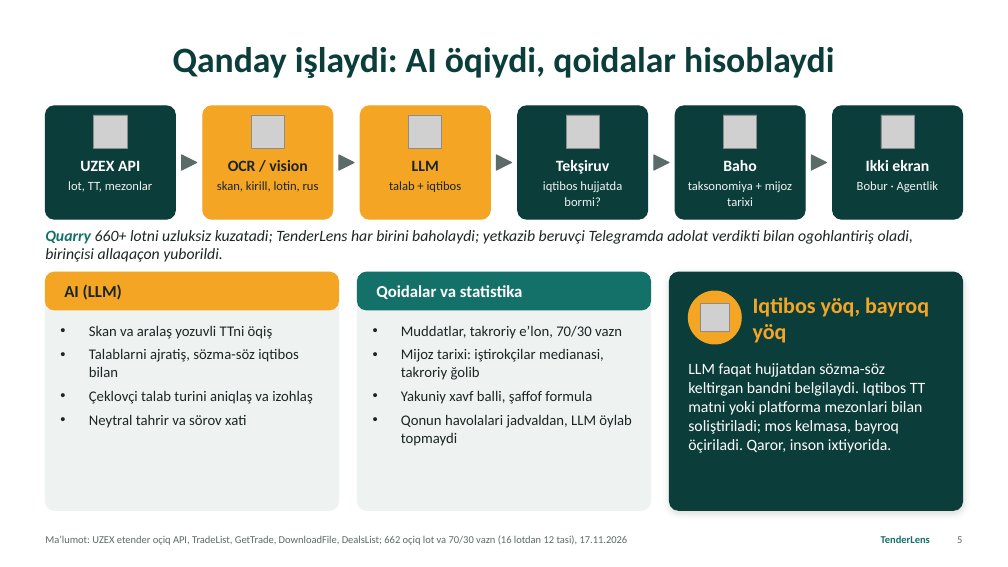
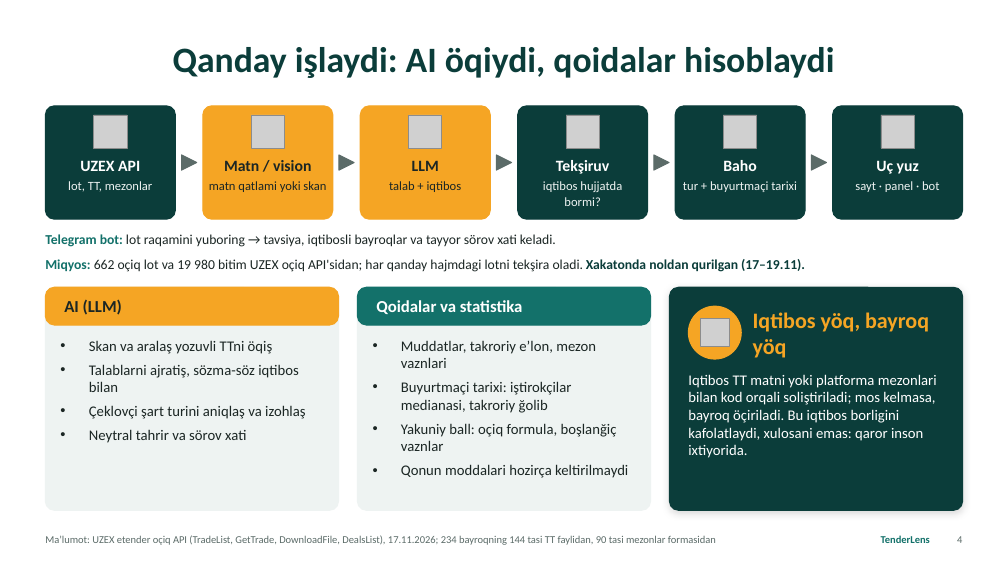
Before and after one commit to kamol1dn/tenderlens, a slide deck: slide 4 of tenderlens/deck/TenderLens_yangi_alifbo.pptx (slide 5 before the commit). Drawn at 1008x567 pixels with LibreOffice and Linux fonts; fonts in the diff are those of the drawing; grey boxes stand for pictures. Boxes give left, top, right and bottom in pixels: in the first picture for what was removed or moved away, otherwise in the second. Text is boxed around its words. In the diff, an @@ line names an element or a change of style, - is before the commit and + after.

Commit message:
deck: cut to 8 slides, drop quarry, fix claims from review

```diff
--- a/tenderlens/deck/TenderLens_yangi_alifbo.pptx
+++ b/tenderlens/deck/TenderLens_yangi_alifbo.pptx
@@ text at (224,160,311,171): text changed @@
-OCR / vision
+Matn / vision
@@ text at (876,160,919,174): text changed @@
-Ikki ekran
+Uç yuz
@@ text at (209,181,326,192): text changed @@
-skan, kirill, lotin, rus
+matn qatlami yoki skan
@@ text at (683,181,797,192): text changed @@
-taksonomiya + mijoz tarixi
+tur + buyurtmaçi tarixi
@@ text at (855,181,939,192): text changed @@
-Bobur · Agentlik
+sayt · panel · bot
@@ text at (45,234,556,247): text changed; size 15 to 13 pt; italic off @@
-Quarry 660+ lotni uzluksiz kuzatadi; TenderLens har birini baholaydi; yetkazib beruvçi Telegramda adolat verdikti bilan ogohlantiriş oladi, birinçisi allaqaçon yuborildi.
+Telegram bot: lot raqamini yuboring → tavsiya, iqtibosli bayroqlar va tayyor sörov xati keladi.
@@ text added at (45,259,805,272), 13 pt, text #1B2624 @@
+Miqyos: 662 oçiq lot va 19 980 bitim UZEX oçiq API'sidan; har qanday hajmdagi lotni tekşira oladi. Xakatonda noldan qurilgan (17–19.11).
@@ rounded rectangle: place and size @@
-rounded rectangle at (45,272,339,510)
+rounded rectangle at (45,287,339,510)
@@ rounded rectangle: place and size @@
-rounded rectangle at (358,272,651,510)
+rounded rectangle at (358,287,651,510)
@@ proportions changed in 3 elements at (45,287,339,510), (358,287,651,510), (670,287,963,510) @@
@@ rounded rectangle: place and size @@
-rounded rectangle at (670,272,963,510)
+rounded rectangle at (670,287,963,510)
@@ 3 texts, 2 rounded rectangles, 1 picture, 1 ellipse: place and size @@
-3 texts, 2 rounded rectangles, 1 picture, 1 ellipse at (45,272,929,344)
+3 texts, 2 rounded rectangles, 1 picture, 1 ellipse at (45,287,929,359)
@@ text "Skan va aralaş yozuvli TTni ...": place and size @@
-text "Skan va aralaş yozuvli TTni ..." at (89,325,313,428)
+text "Skan va aralaş yozuvli TTni ..." at (89,340,306,443)
@@ text at (401,341,628,478): text changed @@
-• Muddatlar, takroriy eʼlon, 70/30 vazn
-• Mijoz tarixi: iştirokçilar medianasi, takroriy ğolib
-• Yakuniy xavf balli, şaffof formula
-• Qonun havolalari jadvaldan, LLM öylab topmaydi
+• Muddatlar, takroriy eʼlon, mezon vaznlari
+• Buyurtmaçi tarixi: iştirokçilar medianasi, takroriy ğolib
+• Yakuniy ball: oçiq formula, boşlanğiç vaznlar
+• Qonun moddalari hozirça keltirilmaydi
@@ text at (688,374,937,458): text changed; size 15 to 14 pt @@
-LLM faqat hujjatdan sözma-söz keltirgan bandni belgilaydi. Iqtibos TT matni yoki platforma mezonlari bilan soliştiriladi; mos kelmasa, bayroq öçiriladi. Qaror, inson ixtiyorida.
+Iqtibos TT matni yoki platforma mezonlari bilan kod orqali soliştiriladi; mos kelmasa, bayroq öçiriladi. Bu iqtibos borligini kafolatlaydi, xulosani emas: qaror inson ixtiyorida.
@@ text at (89,405,306,419): text changed @@
-• Çeklovçi talab turini aniqlaş va izohlaş
+• Çeklovçi şart turini aniqlaş va izohlaş
@@ text at (45,535,716,545): text changed @@
-Maʼlumot: UZEX etender oçiq API, TradeList, GetTrade, DownloadFile, DealsList; 662 oçiq lot va 70/30 vazn (16 lotdan 12 tasi), 17.11.2026
+Maʼlumot: UZEX etender oçiq API (TradeList, GetTrade, DownloadFile, DealsList), 17.11.2026; 234 bayroqning 144 tasi TT faylidan, 90 tasi mezonlar formasidan
```
Also in this commit, not shown: 6 other slides changed, 6 slides added, 5 slides removed, 7 other files.
